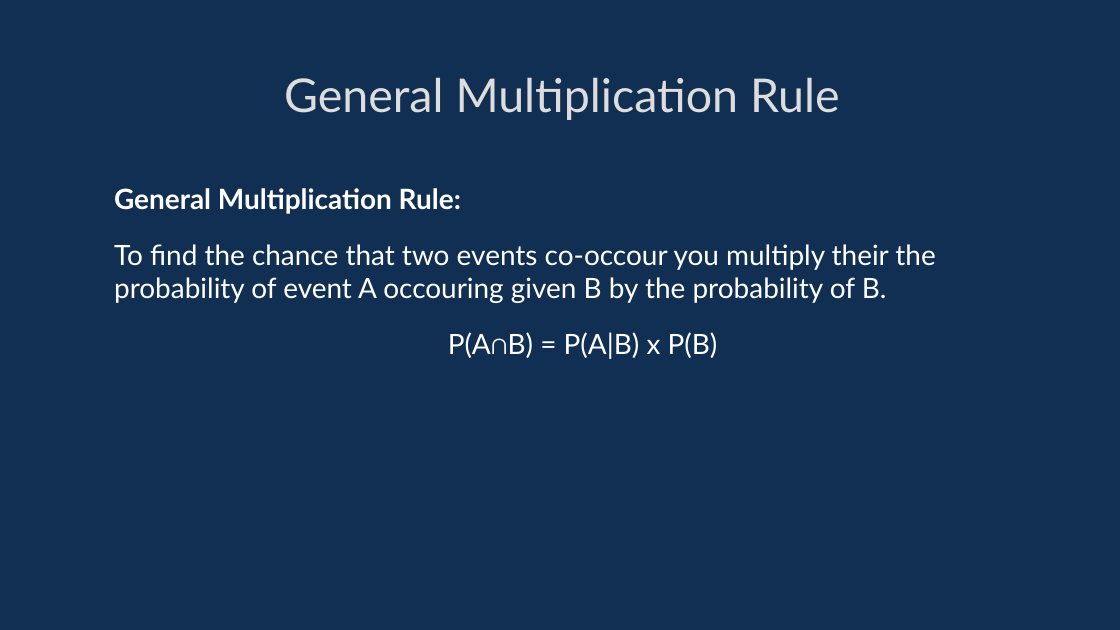
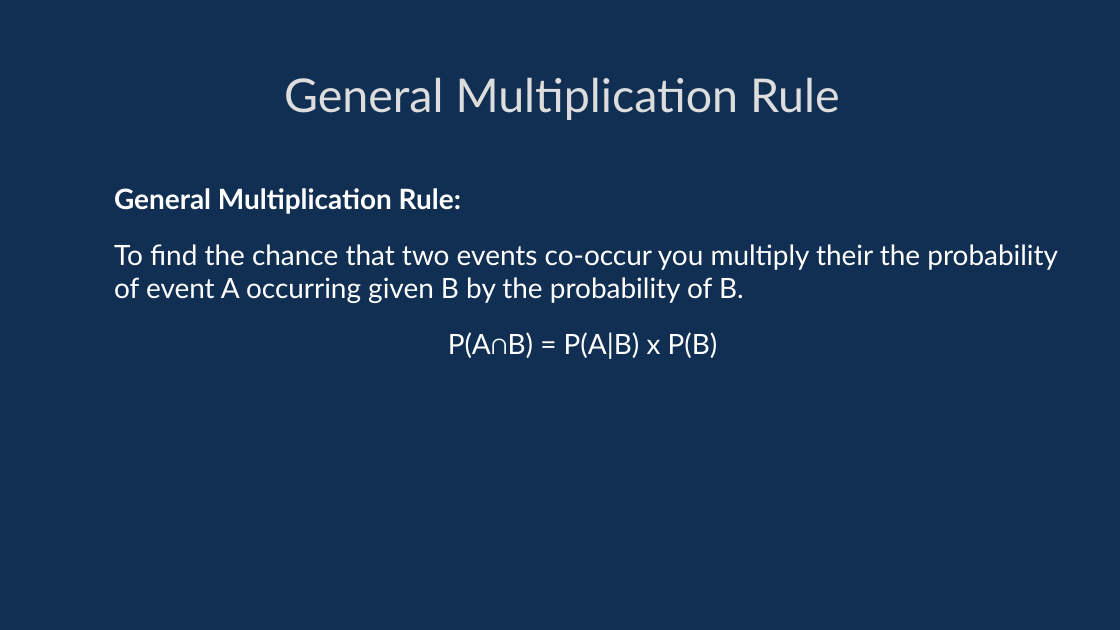
Before and after one commit to davidgundry/maths22-23, a slide deck: slide 35 of slides/maths-10-probability.odp. Drawn at 1120x630 pixels with LibreOffice and Linux fonts; fonts in the diff are those of the drawing. Boxes give left, top, right and bottom in pixels: in the first picture for what was removed or moved away, otherwise in the second. Text is boxed around its words. In the diff, an @@ line names an element or a change of style, - is before the commit and + after.

```diff
--- a/slides/maths-10-probability.odp
+++ b/slides/maths-10-probability.odp
@@ text at (114, 244, 1058, 303): text changed @@
-To find the chance that two events co-occour you multiply their the probability of event A occouring given B by the probability of B.
+To find the chance that two events co-occur you multiply their the probability of event A occurring given B by the probability of B.
```
Also in this commit, not shown: 12 other slides changed.
